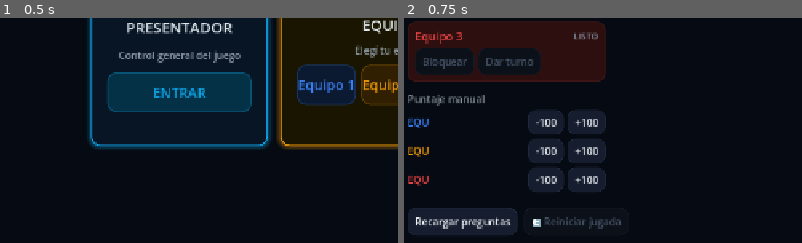
Above: before the commit, frames 1-2 (left to right).
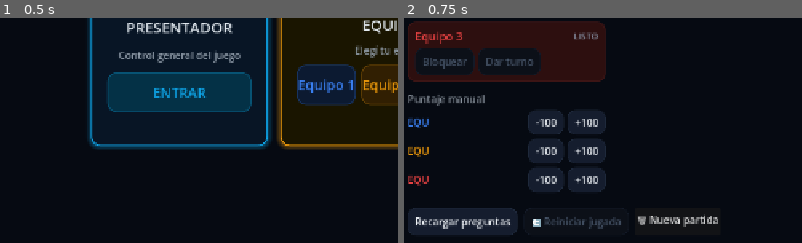
Above: after the commit, the same moments.

Repository: danielgap/touring-snake
Game: Godot game, scene res://main.tscn
The game is run twice, just before and just after one commit, with the same random seed, the same clock (stepped at 60 frames per second) and the same inputs.
Inputs:
- Up to frame 1 (0.5 s): no input
- Up to frame 2 (0.75 s): click "ENTRAR" at 0.5 s
The pictures show only the part of the screen within x 1-51%, y 50-100%; the shares and areas given below are measured in that part.

Frame 1 is identical in both runs. In frame 2, 0.5% of the frame differs, in the area x 58-79%, y 87-93%.

Commit message:
fix: reset_game build error, add gitignore for build/uid artifacts
- Fix _delete_presenter_session() → _delete_presenter_session_file() rename
- Add *.uid, android/build/, build/ to .gitignore
- Remove tracked .uid files and android/build/ from git
- Remove tracked APK build artifacts

Diff:
--- a/quiz/godot/android/build/src/instrumented/assets/icon.svg
+++ /dev/null
@@ -1 +0,0 @@
-<svg xmlns="http://www.w3.org/2000/svg" width="128" height="128"><rect width="124" height="124" x="2" y="2" fill="#363d52" stroke="#212532" stroke-width="4" rx="14"/><g fill="#fff" transform="translate(12.322 12.322)scale(.101)"><path d="M105 673v33q407 354 814 0v-33z"/><path fill="#478cbf" d="m105 673 152 14q12 1 15 14l4 67 132 10 8-61q2-11 15-15h162q13 4 15 15l8 61 132-10 4-67q3-13 15-14l152-14V427q30-39 56-81-35-59-83-108-43 20-82 47-40-37-88-64 7-51 8-102-59-28-123-42-26 43-46 89-49-7-98 0-20-46-46-89-64 14-123 42 1 51 8 102-48 27-88 64-39-27-82-47-48 49-83 108 26 42 56 81zm0 33v39c0 276 813 276 813 0v-39l-134 12-5 69q-2 10-14 13l-162 11q-12 0-16-11l-10-65H447l-10 65q-4 11-16 11l-162-11q-12-3-14-13l-5-69z"/><path d="M483 600c3 34 55 34 58 0v-86c-3-34-55-34-58 0z"/><circle cx="725" cy="526" r="90"/><circle cx="299" cy="526" r="90"/></g><g fill="#414042" transform="translate(12.322 12.322)scale(.101)"><circle cx="307" cy="532" r="60"/><circle cx="717" cy="532" r="60"/></g></svg>
--- a/quiz/godot/android/build/src/instrumented/assets/main.gd
+++ /dev/null
@@ -1,62 +0,0 @@
-extends Node2D
-
-var _plugin_name = "GodotAppInstrumentedTestPlugin"
-var _android_plugin
-
-func _ready():
-	if Engine.has_singleton(_plugin_name):
-		_android_plugin = Engine.get_singleton(_plugin_name)
-		_android_plugin.connect("launch_tests", _launch_tests)
-	else:
-		printerr("Couldn't find plugin " + _plugin_name)
-		get_tree().quit()
-
-func _launch_tests(test_label: String) -> void:
-	var test_instance: BaseTest = null
-	match test_label:
-		"javaclasswrapper_tests":
-			test_instance = JavaClassWrapperTests.new()
-		"file_access_tests":
-			test_instance = FileAccessTests.new()
-
-	if test_instance:
-		test_instance.__reset_tests()
-		test_instance.run_tests()
-		var incomplete_tests = test_instance._test_started - test_instance._test_completed
-		_android_plugin.onTestsCompleted(test_label, test_instance._test_completed, test_instance._test_assert_failures + incomplete_tests)
-	else:
-		_android_plugin.onTestsFailed(test_label, "Unable to launch tests")
-
-
-func _on_plugin_toast_button_pressed() -> void:
-	if _android_plugin:
-		_android_plugin.helloWorld()
-
-func _on_vibration_button_pressed() -> void:
-	var android_runtime = Engine.get_singleton("AndroidRuntime")
-	if android_runtime:
-		print("Checking if the device supports vibration")
-		var vibrator_service = android_runtime.getApplicationContext().getSystemService("vibrator")
-		if vibrator_service:
-			if vibrator_service.hasVibrator():
-				print("Vibration is supported on device! Vibrating now...")
-				var VibrationEffect = JavaClassWrapper.wrap("android.os.VibrationEffect")
-				var effect = VibrationEffect.createOneShot(500, VibrationEffect.DEFAULT_AMPLITUDE)
-				vibrator_service.vibrate(effect)
-			else:
-				printerr("Vibration is not supported on device")
-		else:
-			printerr("Unable to retrieve the vibrator service")
-	else:
-		printerr("Couldn't find AndroidRuntime singleton")
-
-func _on_gd_script_toast_button_pressed() -> void:
-	var android_runtime = Engine.get_singleton("AndroidRuntime")
-	if android_runtime:
-		var activity = android_runtime.getActivity()
-
-		var toastCallable = func ():
-			var ToastClass = JavaClassWrapper.wrap("android.widget.Toast")
-			ToastClass.makeText(activity, "Toast from GDScript", ToastClass.LENGTH_LONG).show()
-
-		activity.runOnUiThread(android_runtime.createRunnableFromGodotCallable(toastCallable))
--- a/quiz/godot/android/build/src/instrumented/assets/main.tscn
+++ /dev/null
@@ -1,34 +0,0 @@
-[gd_scene load_steps=2 format=3 uid="uid://cg3hylang5fxn"]
-
-[ext_resource type="Script" uid="uid://bv6y7in6otgcm" path="res://main.gd" id="1_j0gfq"]
-
-[node name="Main" type="Node2D"]
-script = ExtResource("1_j0gfq")
-
-[node name="VBoxContainer" type="VBoxContainer" parent="."]
-offset_left = 68.0
-offset_top = 102.0
-offset_right = 506.0
-offset_bottom = 408.0
-theme_override_constants/separation = 25
-
-[node name="PluginToastButton" type="Button" parent="VBoxContainer"]
-custom_minimum_size = Vector2(0, 50)
-layout_mode = 2
-text = "Plugin Toast
-"
-
-[node name="VibrationButton" type="Button" parent="VBoxContainer"]
-custom_minimum_size = Vector2(0, 50)
-layout_mode = 2
-text = "Vibration"
-
-[node name="GDScriptToastButton" type="Button" parent="VBoxContainer"]
-custom_minimum_size = Vector2(0, 50)
-layout_mode = 2
-text = "GDScript Toast
-"
-
-[connection signal="pressed" from="VBoxContainer/PluginToastButton" to="." method="_on_plugin_toast_button_pressed"]
-[connection signal="pressed" from="VBoxContainer/VibrationButton" to="." method="_on_vibration_button_pressed"]
-[connection signal="pressed" from="VBoxContainer/GDScriptToastButton" to="." method="_on_gd_script_toast_button_pressed"]
--- a/quiz/godot/android/build/src/instrumented/assets/project.godot
+++ /dev/null
@@ -1,26 +0,0 @@
-; Engine configuration file.
-; It's best edited using the editor UI and not directly,
-; since the parameters that go here are not all obvious.
-;
-; Format:
-;   [section] ; section goes between []
-;   param=value ; assign values to parameters
-
-config_version=5
-
-[application]
-
-config/name="Godot App Instrumentation Tests"
-run/main_scene="res://main.tscn"
-config/features=PackedStringArray("4.5", "GL Compatibility")
-config/icon="res://icon.svg"
-
-[debug]
-
-settings/stdout/verbose_stdout=true
-
-[rendering]
-
-renderer/rendering_method="gl_compatibility"
-renderer/rendering_method.mobile="gl_compatibility"
-textures/vram_compression/import_etc2_astc=true
--- a/quiz/godot/android/build/src/instrumented/assets/test/base_test.gd
+++ /dev/null
@@ -1,51 +0,0 @@
-@abstract class_name BaseTest
-
-var _test_started := 0
-var _test_completed := 0
-var _test_assert_passes := 0
-var _test_assert_failures := 0
-
-@abstract func run_tests()
-
-func __exec_test(test_func: Callable):
-	_test_started += 1
-	test_func.call()
-	_test_completed += 1
-
-func __reset_tests():
-	_test_started = 0
-	_test_completed = 0
-	_test_assert_passes = 0
-	_test_assert_failures = 0
-
-func __get_stack_frame():
-	for s in get_stack():
-		if not s.function.begins_with('__') and s.function != "assert_equal":
-			return s
-	return null
-
-func __assert_pass():
-	_test_assert_passes += 1
-	pass
-
-func __assert_fail():
-	_test_assert_failures += 1
-	var s = __get_stack_frame()
-	if s != null:
-		print_rich ("[color=red] == FAILURE: In function %s() from '%s' on line %s[/color]" % [s.function, s.source, s.line])
-	else:
-		print_rich ("[color=red] == FAILURE (run with --debug to get more information!) ==[/color]")
-
-func assert_equal(actual, expected):
-	if actual == expected:
-		__assert_pass()
-	else:
-		__assert_fail()
-		print ("    |-> Expected '%s' but got '%s'" % [expected, actual])
-
-func assert_true(value):
-	if value:
-		__assert_pass()
-	else:
-		__assert_fail()
-		print ("    |-> Expected '%s' to be truthy" % value)
--- a/quiz/godot/android/build/src/instrumented/assets/test/file_access/file_access_tests.gd
+++ /dev/null
@@ -1,73 +0,0 @@
-class_name FileAccessTests
-extends BaseTest
-
-const FILE_CONTENT = "This is a test for reading / writing to the "
-
-func run_tests():
-	print("FileAccess tests starting...")
-	__exec_test(test_obb_dir_access)
-	__exec_test(test_internal_app_dir_access)
-	__exec_test(test_internal_cache_dir_access)
-	__exec_test(test_external_app_dir_access)
-	__exec_test(test_downloads_dir_access)
-	__exec_test(test_documents_dir_access)
-
-func _test_dir_access(dir_path: String, data_file_content: String) -> void:
-	print("Testing access to " + dir_path)
-	var data_file_path = dir_path.path_join("data.dat")
-
-	var data_file = FileAccess.open(data_file_path, FileAccess.WRITE)
-	assert_true(data_file != null)
-	assert_true(data_file.store_string(data_file_content))
-	data_file.close()
-
-	data_file = FileAccess.open(data_file_path, FileAccess.READ)
-	assert_true(data_file != null)
-	var file_content = data_file.get_as_text()
-	assert_equal(file_content, data_file_content)
-	data_file.close()
-
-	var deletion_result = DirAccess.remove_absolute(data_file_path)
-	assert_equal(deletion_result, OK)
-
-func test_obb_dir_access() -> void:
-	var android_runtime = Engine.get_singleton("AndroidRuntime")
-	assert_true(android_runtime != null)
-
-	var app_context = android_runtime.getApplicationContext()
-	var obb_dir: String = app_context.getObbDir().getCanonicalPath()
-	_test_dir_access(obb_dir, FILE_CONTENT + "obb dir.")
-
-func test_internal_app_dir_access() -> void:
-	var android_runtime = Engine.get_singleton("AndroidRuntime")
-	assert_true(android_runtime != null)
-
-	var app_context = android_runtime.getApplicationContext()
-	var internal_app_dir: String = app_context.getFilesDir().getCanonicalPath()
-	_test_dir_access(internal_app_dir, FILE_CONTENT + "internal app dir.")
-
-func test_internal_cache_dir_access() -> void:
-	var android_runtime = Engine.get_singleton("AndroidRuntime")
-	assert_true(android_runtime != null)
-
-	var app_context = android_runtime.getApplicationContext()
-	var internal_cache_dir: String = app_context.getCacheDir().getCanonicalPath()
-	_test_dir_access(internal_cache_dir, FILE_CONTENT + "internal cache dir.")
-
-func test_external_app_dir_access() -> void:
-	var android_runtime = Engine.get_singleton("AndroidRuntime")
-	assert_true(android_runtime != null)
-
-	var app_context = android_runtime.getApplicationContext()
-	var external_app_dir: String = app_context.getExternalFilesDir("").getCanonicalPath()
-	_test_dir_access(external_app_dir, FILE_CONTENT + "external app dir.")
-
-func test_downloads_dir_access() -> void:
-	var EnvironmentClass = JavaClassWrapper.wrap("android.os.Environment")
-	var downloads_dir = EnvironmentClass.getExternalStoragePublicDirectory(EnvironmentClass.DIRECTORY_DOWNLOADS).getCanonicalPath()
-	_test_dir_access(downloads_dir, FILE_CONTENT + "downloads dir.")
-
-func test_documents_dir_access() -> void:
-	var EnvironmentClass = JavaClassWrapper.wrap("android.os.Environment")
-	var documents_dir = EnvironmentClass.getExternalStoragePublicDirectory(EnvironmentClass.DIRECTORY_DOCUMENTS).getCanonicalPath()
-	_test_dir_access(documents_dir, FILE_CONTENT + "documents dir.")
--- a/quiz/godot/android/build/src/instrumented/assets/test/javaclasswrapper/java_class_wrapper_tests.gd
+++ /dev/null
@@ -1,157 +0,0 @@
-class_name JavaClassWrapperTests
-extends BaseTest
-
-func run_tests():
-	print("JavaClassWrapper tests starting..")
-
-	__exec_test(test_exceptions)
-
-	__exec_test(test_multiple_signatures)
-	__exec_test(test_array_arguments)
-	__exec_test(test_array_return)
-
-	__exec_test(test_dictionary)
-
-	__exec_test(test_object_overload)
-
-	__exec_test(test_variant_conversion_safe_from_stack_overflow)
-
-	__exec_test(test_big_integers)
-
-	__exec_test(test_callable)
-
-	print("JavaClassWrapper tests finished.")
-	print("Tests started: " + str(_test_started))
-	print("Tests completed: " + str(_test_completed))
-
-
-func test_exceptions() -> void:
-	var TestClass: JavaClass = JavaClassWrapper.wrap('com.godot.game.test.javaclasswrapper.TestClass')
-	#print(TestClass.get_java_method_list())
-
-	assert_equal(JavaClassWrapper.get_exception(), null)
-
-	assert_equal(TestClass.testExc(27), 0)
-	assert_equal(str(JavaClassWrapper.get_exception()), '<JavaObject:java.lang.NullPointerException "java.lang.NullPointerException">')
-
-	assert_equal(JavaClassWrapper.get_exception(), null)
-
-func test_multiple_signatures() -> void:
-	var TestClass: JavaClass = JavaClassWrapper.wrap('com.godot.game.test.javaclasswrapper.TestClass')
-
-	var ai := [1, 2]
-	assert_equal(TestClass.testMethod(1, ai), "IntArray: [1, 2]")
-
-	var astr := ["abc"]
-	assert_equal(TestClass.testMethod(2, astr), "IntArray: [0]")
-
-	var atstr: Array[String] = ["abc"]
-	assert_equal(TestClass.testMethod(3, atstr), "StringArray: [abc]")
-
-	var TestClass2: JavaClass = JavaClassWrapper.wrap('com.godot.game.test.javaclasswrapper.TestClass2')
-	var aobjl: Array[Object] = [
-		TestClass2.TestClass2(27),
-		TestClass2.TestClass2(135),
-	]
-	assert_equal(TestClass.testMethod(3, aobjl), "testObjects: 27 135")
-
-func test_array_arguments() -> void:
-	var TestClass: JavaClass = JavaClassWrapper.wrap('com.godot.game.test.javaclasswrapper.TestClass')
-
-	assert_equal(TestClass.testArgBoolArray([true, false, true]), "[true, false, true]")
-	assert_equal(TestClass.testArgByteArray(PackedByteArray([1, 2, 3])), "[1, 2, 3]")
-	assert_equal(TestClass.testArgCharArray("abc".to_utf16_buffer()), "abc");
-	assert_equal(TestClass.testArgShortArray(PackedInt32Array([27, 28, 29])), "[27, 28, 29]")
-	assert_equal(TestClass.testArgShortArray([27, 28, 29]), "[27, 28, 29]")
-	assert_equal(TestClass.testArgIntArray(PackedInt32Array([7, 8, 9])), "[7, 8, 9]")
-	assert_equal(TestClass.testArgIntArray([7, 8, 9]), "[7, 8, 9]")
-	assert_equal(TestClass.testArgLongArray(PackedInt64Array([17, 18, 19])), "[17, 18, 19]")
-	assert_equal(TestClass.testArgLongArray([17, 18, 19]), "[17, 18, 19]")
-	assert_equal(TestClass.testArgFloatArray(PackedFloat32Array([17.1, 18.2, 19.3])), "[17.1, 18.2, 19.3]")
-	assert_equal(TestClass.testArgFloatArray([17.1, 18.2, 19.3]), "[17.1, 18.2, 19.3]")
-	assert_equal(TestClass.testArgDoubleArray(PackedFloat64Array([37.1, 38.2, 39.3])), "[37.1, 38.2, 39.3]")
-	assert_equal(TestClass.testArgDoubleArray([37.1, 38.2, 39.3]), "[37.1, 38.2, 39.3]")
-
-func test_array_return() -> void:
-	var TestClass: JavaClass = JavaClassWrapper.wrap('com.godot.game.test.javaclasswrapper.TestClass')
-	#print(TestClass.get_java_method_list())
-
-	assert_equal(TestClass.testRetBoolArray(), [true, false, true])
-	assert_equal(TestClass.testRetWrappedBoolArray(), [true, false, true])
-
-	assert_equal(TestClass.testRetByteArray(), PackedByteArray([1, 2, 3]))
-	assert_equal(TestClass.testRetWrappedByteArray(), PackedByteArray([1, 2, 3]))
-
-	assert_equal(TestClass.testRetCharArray().get_string_from_utf16(), "abc")
-	assert_equal(TestClass.testRetWrappedCharArray().get_string_from_utf16(), "abc")
-
-	assert_equal(TestClass.testRetShortArray(), PackedInt32Array([11, 12, 13]))
-	assert_equal(TestClass.testRetWrappedShortArray(), PackedInt32Array([11, 12, 13]))
-
-	assert_equal(TestClass.testRetIntArray(), PackedInt32Array([21, 22, 23]))
-	assert_equal(TestClass.testRetWrappedIntArray(), PackedInt32Array([21, 22, 23]))
-
-	assert_equal(TestClass.testRetLongArray(), PackedInt64Array([41, 42, 43]))
-	assert_equal(TestClass.testRetWrappedLongArray(), PackedInt64Array([41, 42, 43]))
-
-	assert_equal(TestClass.testRetFloatArray(), PackedFloat32Array([31.1, 32.2, 33.3]))
-	assert_equal(TestClass.testRetWrappedFloatArray(), PackedFloat32Array([31.1, 32.2, 33.3]))
-
-	assert_equal(TestClass.testRetDoubleArray(), PackedFloat64Array([41.1, 42.2, 43.3]))
-	assert_equal(TestClass.testRetWrappedDoubleArray(), PackedFloat64Array([41.1, 42.2, 43.3]))
-
-	var obj_array = TestClass.testRetObjectArray()
-	assert_equal(str(obj_array[0]), '<JavaObject:com.godot.game.test.javaclasswrapper.TestClass2 "51">')
-	assert_equal(str(obj_array[1]), '<JavaObject:com.godot.game.test.javaclasswrapper.TestClass2 "52">')
-
-	assert_equal(TestClass.testRetStringArray(), PackedStringArray(["I", "am", "String"]))
-	assert_equal(TestClass.testRetCharSequenceArray(), PackedStringArray(["I", "am", "CharSequence"]))
-
-func test_dictionary():
-	var TestClass: JavaClass = JavaClassWrapper.wrap('com.godot.game.test.javaclasswrapper.TestClass')
-	assert_equal(TestClass.testDictionary({a = 1, b = 2}), "{a=1, b=2}")
-	assert_equal(TestClass.testRetDictionary(), {a = 1, b = 2})
-	assert_equal(TestClass.testRetDictionaryArray(), [{a = 1, b = 2}])
-	assert_equal(TestClass.testDictionaryNested({a = 1, b = [2, 3], c = 4}), "{a: 1, b: [2, 3], c: 4}")
-
-func test_object_overload():
-	var TestClass: JavaClass = JavaClassWrapper.wrap('com.godot.game.test.javaclasswrapper.TestClass')
-	var TestClass2: JavaClass = JavaClassWrapper.wrap('com.godot.game.test.javaclasswrapper.TestClass2')
-	var TestClass3: JavaClass = JavaClassWrapper.wrap('com.godot.game.test.javaclasswrapper.TestClass3')
-
-	var t2 = TestClass2.TestClass2(33)
-	var t3 = TestClass3.TestClass3("thirty three")
-
-	assert_equal(TestClass.testObjectOverload(t2), "TestClass2: 33")
-	assert_equal(TestClass.testObjectOverload(t3), "TestClass3: thirty three")
-
-	var arr_of_t2 = [t2, TestClass2.TestClass2(34)]
-	var arr_of_t3 = [t3, TestClass3.TestClass3("thirty four")]
-
-	assert_equal(TestClass.testObjectOverloadArray(arr_of_t2), "TestClass2: [33, 34]")
-	assert_equal(TestClass.testObjectOverloadArray(arr_of_t3), "TestClass3: [thirty three, thirty four]")
-
-func test_variant_conversion_safe_from_stack_overflow():
-	var TestClass: JavaClass = JavaClassWrapper.wrap('com.godot.game.test.javaclasswrapper.TestClass')
-	var arr: Array = [42]
-	var dict: Dictionary = {"arr": arr}
-	arr.append(dict)
-	# The following line will crash with stack overflow if not handled property:
-	TestClass.testDictionary(dict)
-
-func test_big_integers():
-	var TestClass: JavaClass = JavaClassWrapper.wrap('com.godot.game.test.javaclasswrapper.TestClass')
-	assert_equal(TestClass.testArgLong(4242424242), "4242424242")
-	assert_equal(TestClass.testArgLong(-4242424242), "-4242424242")
-	assert_equal(TestClass.testDictionary({a = 4242424242, b = -4242424242}), "{a=4242424242, b=-4242424242}")
-
-func test_callable():
-	var android_runtime = Engine.get_singleton("AndroidRuntime")
-	assert_true(android_runtime != null)
-
-	var cb1_data := {called = false}
-	var cb1 = func():
-		cb1_data['called'] = true
-		return null
-	android_runtime.createRunnableFromGodotCallable(cb1).run()
-	assert_equal(cb1_data['called'], true)
--- a/quiz/godot/autoload/game_service.gd
+++ b/quiz/godot/autoload/game_service.gd
@@ -293,6 +293,31 @@
 	AppState.apply_game_state(state)
 	_save_presenter_session()
 	_publish_state(state)
+
+
+func reset_game() -> void:
+	if AppState.selected_role != Enums.AppRole.PRESENTER:
+		return
+	# Reset all state to fresh game
+	var fresh_state: GameState = GameState.new()
+	var count: int = ShowConfig.get_team_count() if ShowConfig else 3
+	for team_id in range(1, count + 1):
+		fresh_state.scores[team_id] = 0
+	fresh_state.phase = Enums.GamePhase.IDLE
+	fresh_state.status_text = "Partida reiniciada"
+	AppState.apply_game_state(fresh_state)
+	# Clear used questions
+	_used_question_ids.clear()
+	_used_minigame_ids.clear()
+	_current_question_index = -1
+	_selected_round_name = ""
+	_selected_question_id = 0
+	_selected_minigame_id = 0
+	emit_signal("presenter_selector_changed", _selected_round_name, _selected_question_id)
+	emit_signal("used_questions_changed")
+	# Delete session so next start is clean
+	_delete_presenter_session_file()
+	_publish_state(fresh_state)
 
 
 func toggle_team_lock(team_id: int) -> void:
--- a/quiz/godot/scripts/presenter/presenter_root_controller.gd
+++ b/quiz/godot/scripts/presenter/presenter_root_controller.gd
@@ -156,7 +156,7 @@
 	if load_selected_btn != null:
 		load_selected_btn.visible = false
 	if clear_session_btn != null:
-		clear_session_btn.visible = false
+		clear_session_btn.visible = true
 	_reparent_from_manual_section()
 	_create_skip_button()
 
@@ -509,6 +509,8 @@
 	# Round actions
 	reopen_btn.pressed.connect(_on_reopen_or_rebote)
 	reset_locks_btn.pressed.connect(GameService.reset_team_locks)
+	if clear_session_btn != null:
+		clear_session_btn.pressed.connect(GameService.reset_game)
 	q_reveal_btn.pressed.connect(GameService.reveal_current_answer)
 	locked_reveal_btn.pressed.connect(GameService.reveal_current_answer)
 
Not shown, removed: quiz/godot/addons/mqtt/mqtt.gd.uid
Not shown, removed: quiz/godot/addons/mqtt/plugin.gd.uid
Not shown, removed: quiz/godot/android/build/res/values-ar/godot_project_name_string.xml
Not shown, removed: quiz/godot/android/build/res/values-bg/godot_project_name_string.xml
Not shown, removed: quiz/godot/android/build/res/values-ca/godot_project_name_string.xml
Not shown, removed: quiz/godot/android/build/res/values-cs/godot_project_name_string.xml
Not shown, removed: quiz/godot/android/build/res/values-da/godot_project_name_string.xml
Not shown, removed: quiz/godot/android/build/res/values-de/godot_project_name_string.xml
Not shown, removed: quiz/godot/android/build/res/values-el/godot_project_name_string.xml
Not shown, removed: quiz/godot/android/build/res/values-en/godot_project_name_string.xml
Not shown, removed: quiz/godot/android/build/res/values-es-rES/godot_project_name_string.xml
Not shown, removed: quiz/godot/android/build/res/values-es/godot_project_name_string.xml
(and 76 more such lines)
